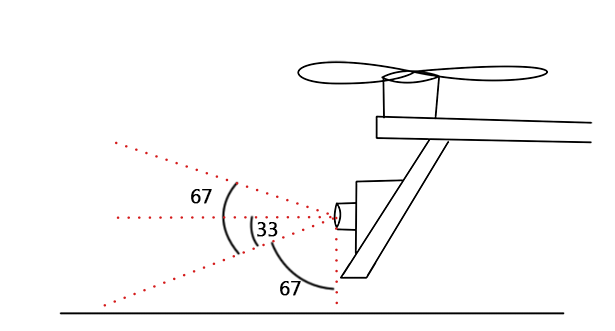
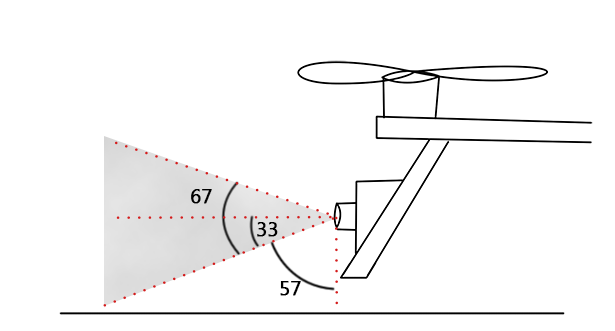
The second 615px x 331px image is a revision of the first. Changes to its layers:
renamed "67 copy" to "57", painted on it over [280, 281, 290, 296]
added layer "Layer 6" (21%) above "Layer 5" over [104, 136, 335, 306]
